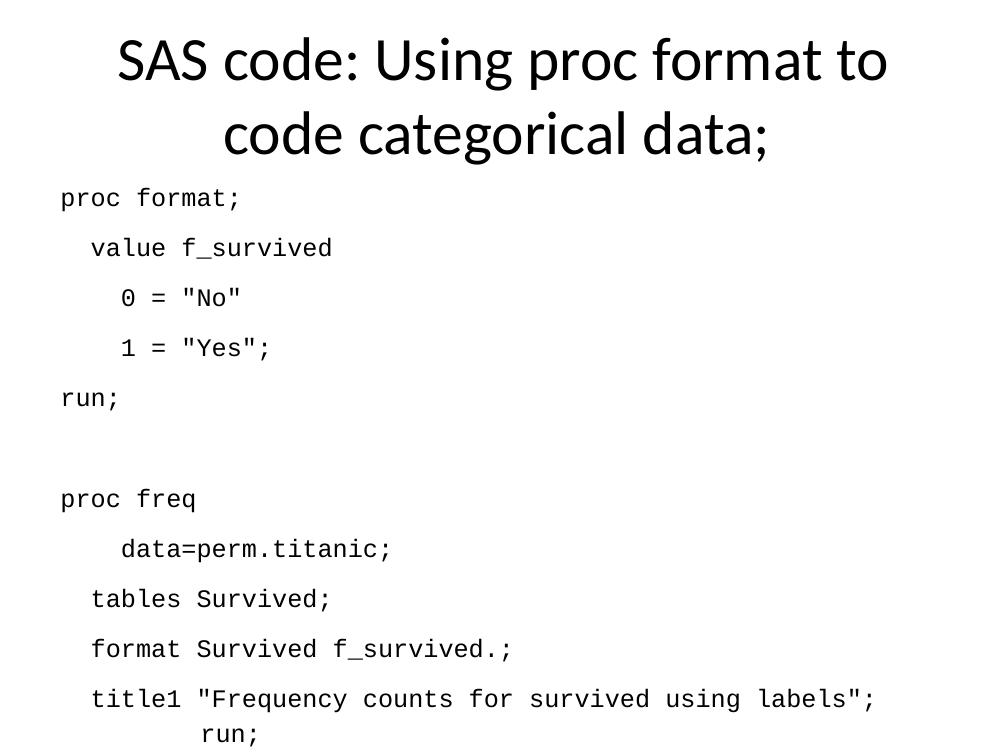
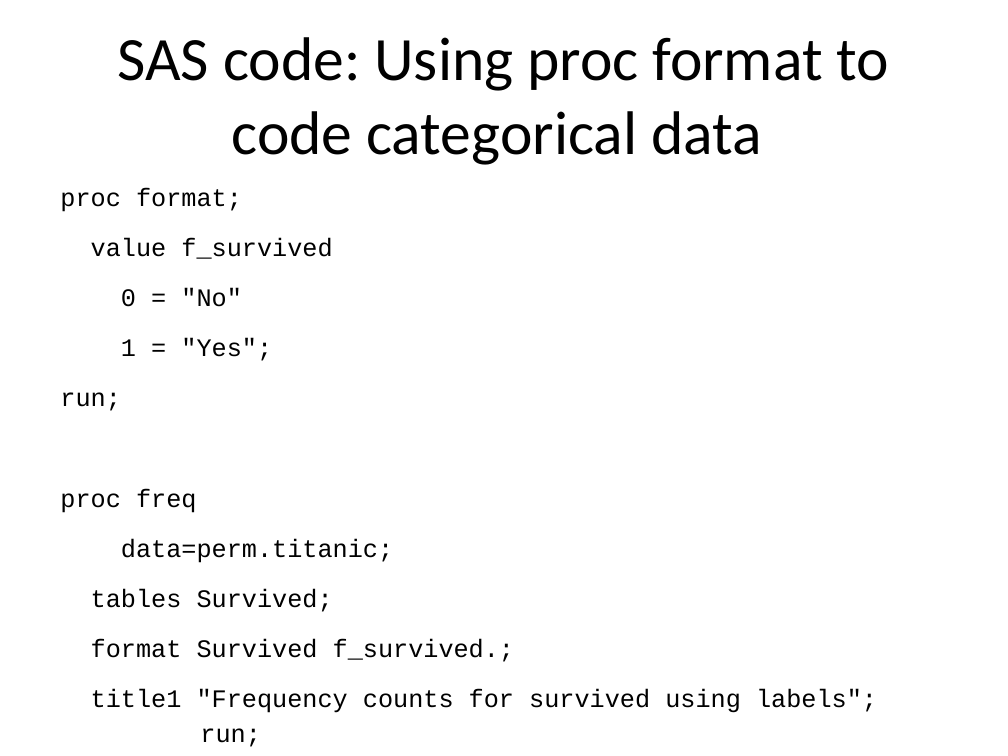
Before and after one commit to pmean/introduction-to-SAS, a slide deck: slide 15 of results/m04-slides-and-speaker-notes.pptx (slide 13 before the commit). Drawn at 1008x756 pixels with LibreOffice and Linux fonts; fonts in the diff are those of the drawing. Boxes give left, top, right and bottom in pixels: in the first picture for what was removed or moved away, otherwise in the second. Text is boxed around its words. In the diff, an @@ line names an element or a change of style, - is before the commit and + after.

```diff
--- a/results/m04-slides-and-speaker-notes.pptx
+++ b/results/m04-slides-and-speaker-notes.pptx
@@ title at [118, 37, 889, 165]: text changed @@
-SAS code: Using proc format to code categorical data;
+SAS code: Using proc format to code categorical data
```
Also in this commit, not shown: 32 other slides changed, 14 slides added, 2 slides removed, 27 other files.
